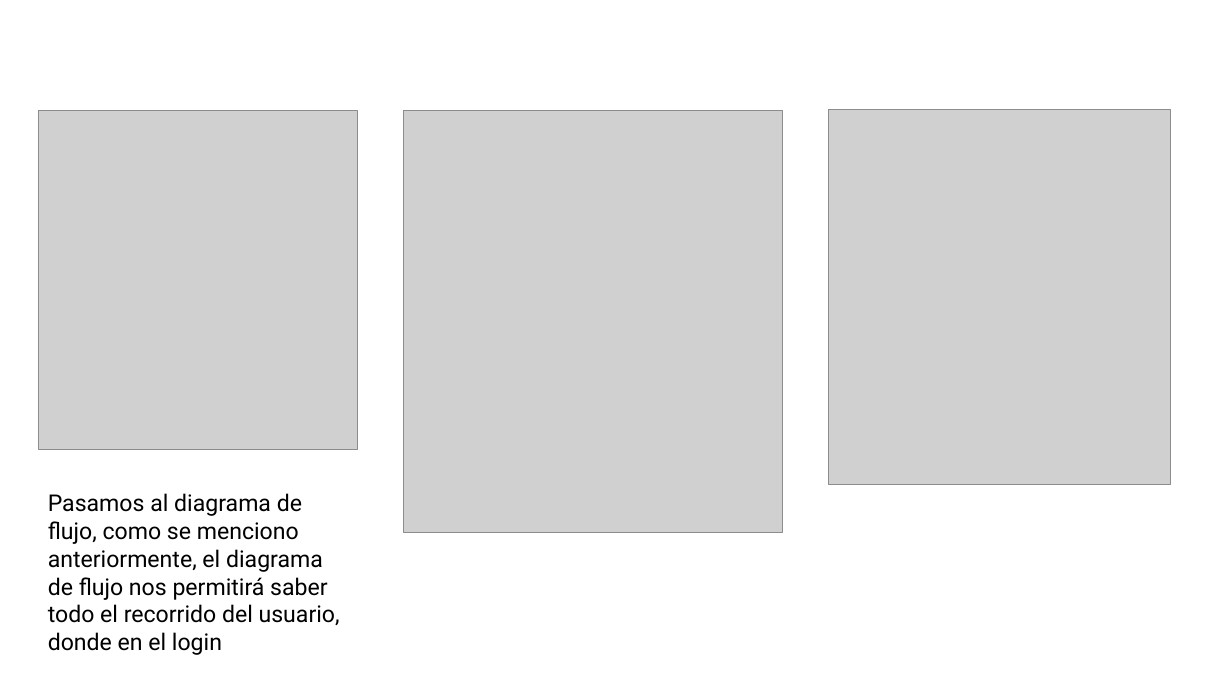
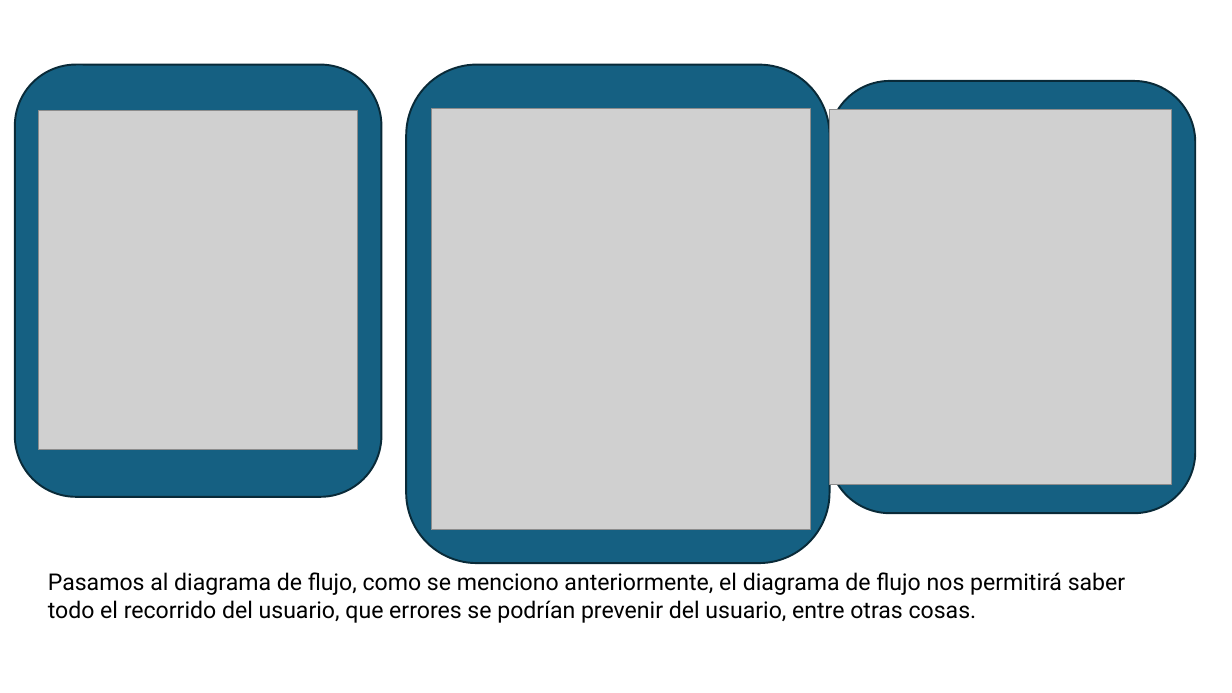
Before and after one commit to Guess2007/FUNDAMENTOS-DE-PROGRAMACION, a slide deck: slide 9 of Caso de la bodega.pptx. Drawn at 1232x693 pixels with LibreOffice and Linux fonts; fonts in the diff are those of the drawing; grey boxes stand for pictures. Boxes give left, top, right and bottom in pixels: in the first picture for what was removed or moved away, otherwise in the second. Text is boxed around its words. In the diff, an @@ line names an element or a change of style, - is before the commit and + after.

```diff
--- a/Caso de la bodega.pptx
+++ b/Caso de la bodega.pptx
@@ rounded rectangle added at [15,65,382,497], fill #156082, outline #092A39 1.5 pt @@
@@ rounded rectangle added at [407,65,830,564], fill #156082, outline #092A39 1.5 pt @@
@@ rounded rectangle added at [829,81,1196,514], fill #156082, outline #092A39 1.5 pt @@
@@ picture: place and size @@
-picture at [404,111,783,532]
+picture at [432,108,811,530]
@@ text at [48,572,1125,623]: text changed @@
-Pasamos al diagrama de flujo, como se menciono anteriormente, el diagrama de flujo nos permitirá saber todo el recorrido del usuario, donde en el login
+Pasamos al diagrama de flujo, como se menciono anteriormente, el diagrama de flujo nos permitirá saber todo el recorrido del usuario, que errores se podrían prevenir del usuario, entre otras cosas.
```
Also in this commit, not shown: 1 other slide changed, 1 other file.
